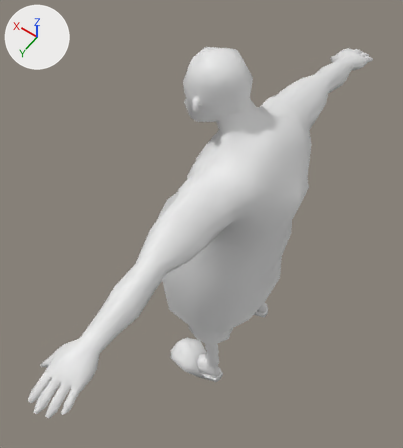
The FBX model Assets/Models/Lester/Lester.fbx: old version first, new version second.
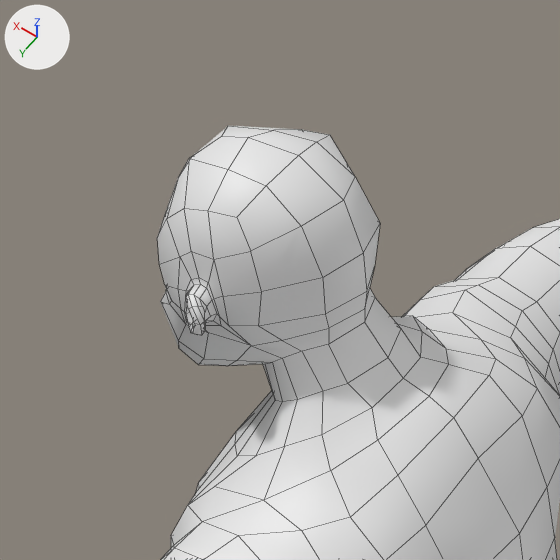
Each version is shown whole from a camera (50 mm lens) standing at (-0.765, 1.276, 1.741) and looking at (0.125, 0.03, -0.217), then close up on the part from 33% to 77% of the width and 2% to 41% of the height. The axes (+X, +Y, +Z) are drawn at upper left. The lights are the same throughout. The first two pictures are the older version. The close-ups show mesh edges as thin lines. Where no turn or scale is listed for an object, it has been applied to the vertices.

In view in the first close-up: 'lester'.
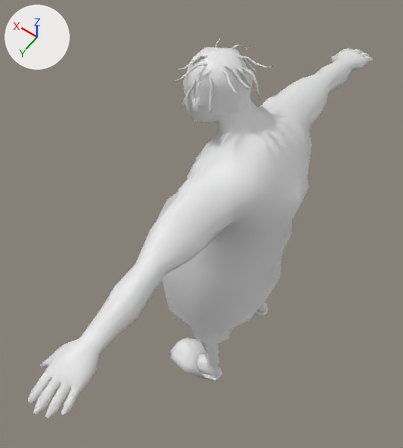
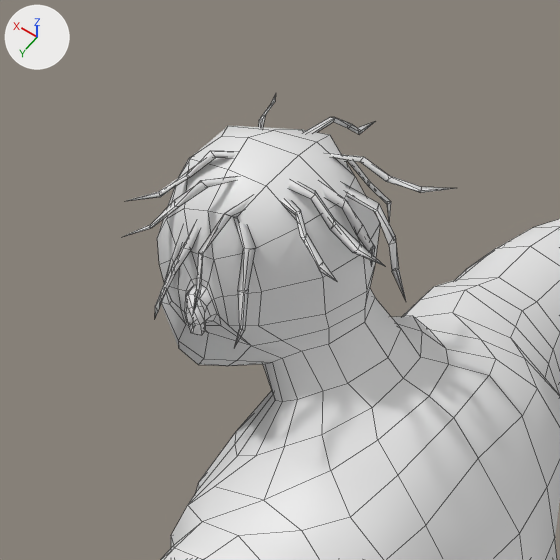
Where the newer file only moved an object's origin or applied its transform, the numbers keep the older frame.

What the commit changed:
me_cylinder_002 is used by ob_lester; location (0.0, 0.0, 0.0).
me_cylinder_002 had 1533 vertices, 1532 faces and spanned x -0.3..0.34, y -1.09..1.09, z -1.16..0.67.
me_cylinder_002 now has 1780 vertices, 1764 faces and spans x -0.3..0.34, y -1.09..1.09, z -1.16..0.67.
Part 1, on me_cylinder_002:
247 vertices are added at x -0.09..0.18, y -0.2..0.18, z 0.5..0.67.
232 new faces join them.

What differs and where, as boxes [x1, y1, x2, y2] in the close-ups (560 x 560 px):
'lester', reshaped
    before: [157, 126, 560, 560]
    after: [122, 94, 560, 560]
part 1 of me_cylinder_002, added
    after: [122, 94, 456, 348]
